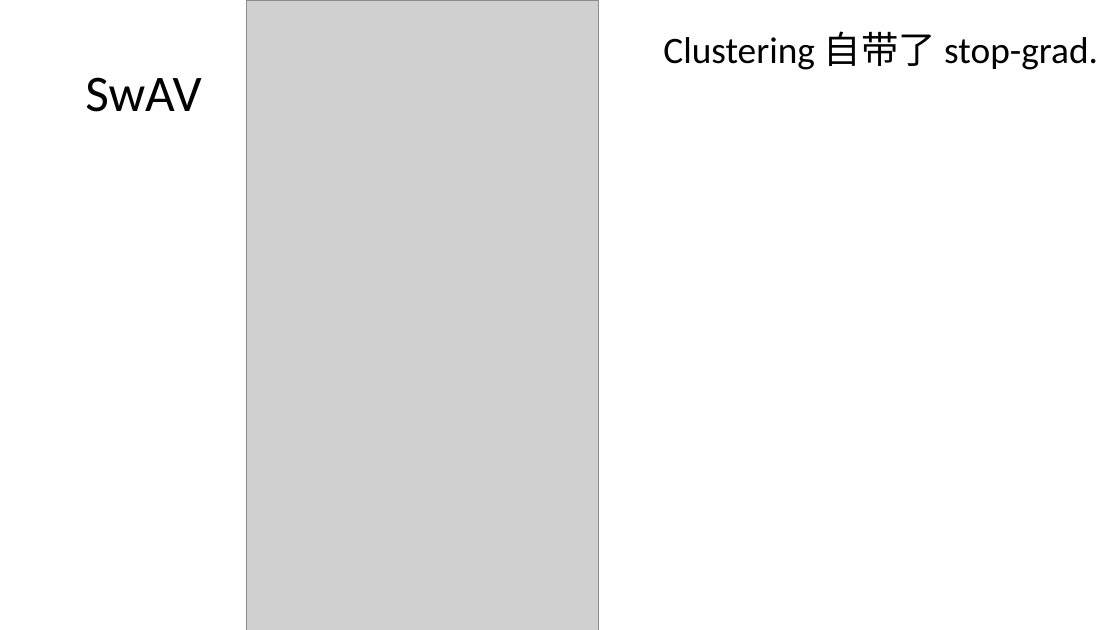
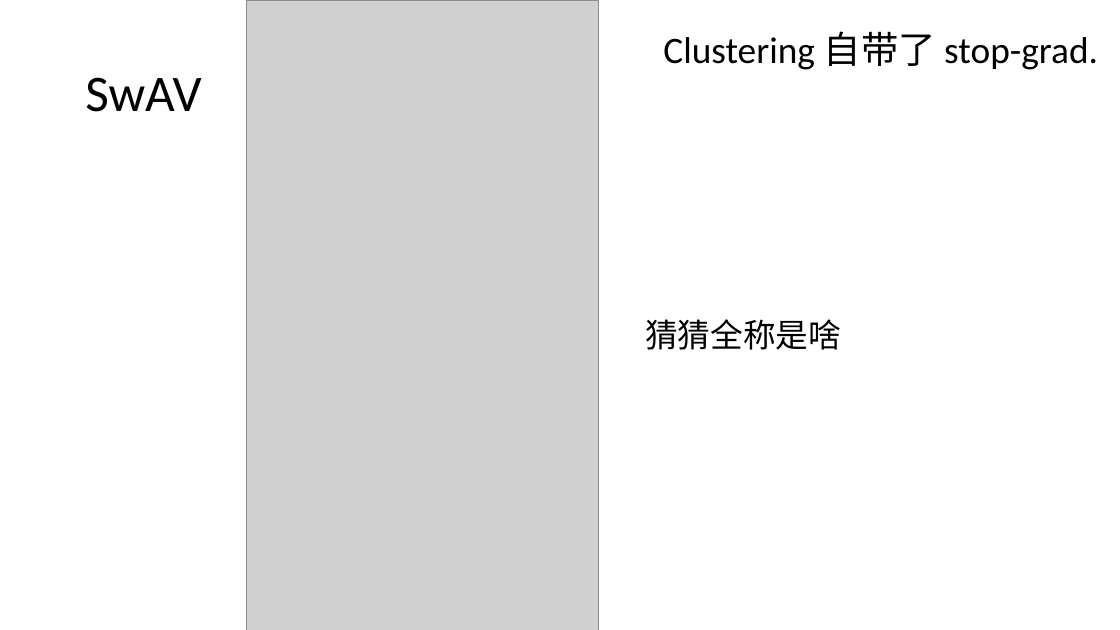
Before and after one commit to Daniel-Chin/3S, a slide deck: slide 23 of notes_slides/VICReg_and_related_works.pptx. Drawn at 1120x630 pixels with LibreOffice and Linux fonts; fonts in the diff are those of the drawing; grey boxes stand for pictures. Boxes give left, top, right and bottom in pixels: in the first picture for what was removed or moved away, otherwise in the second. Text is boxed around its words. In the diff, an @@ line names an element or a change of style, - is before the commit and + after.

```diff
--- a/notes_slides/VICReg_and_related_works.pptx
+++ b/notes_slides/VICReg_and_related_works.pptx
@@ text added at (x1=645, y1=319, x2=841, y2=350), 28 pt, text #000000 @@
+猜猜全称是啥
```
Also in this commit, not shown: 3 other slides changed, 2 slides added.
